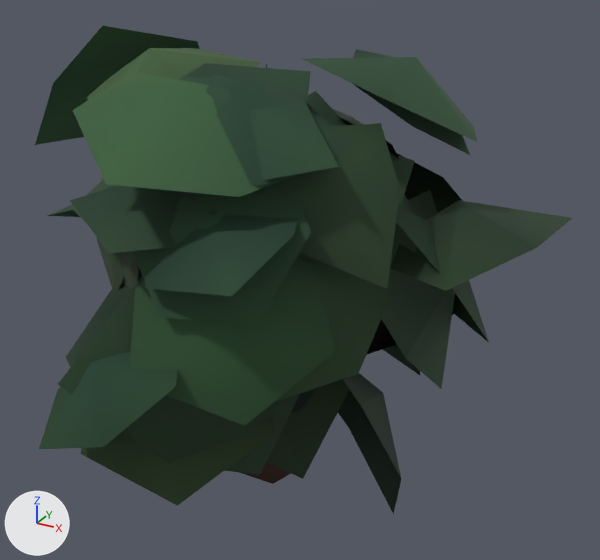
Before and after pictures for a commit that changed the glTF model public/ark/assets/v1/trees/yew-b.lod2.glb.
Both versions are drawn from a camera (50 mm lens) standing at (5.57, -9.12, 7.68) and looking at (0.27, 0.52, 2.86). Lighting does not change. The marker at lower left points along +X, +Y and +Z. The older version comes first.
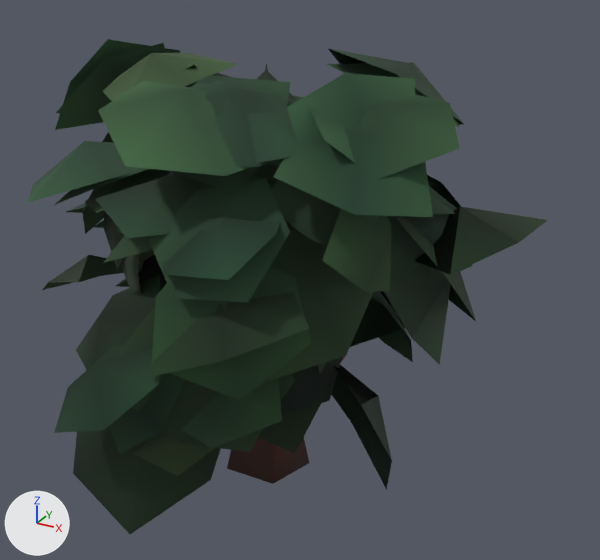
Pixel boxes (x1, y1, x2, y2) of what changed, in the pictures (600 x 560 px):
'Mesh_0', reshaped
    before: (35, 26, 572, 514)
    after: (27, 39, 547, 534)
part 1 of me_mesh_0, cut back
    before: (39, 49, 572, 514)
    after: (27, 43, 547, 534)
part 2 of me_mesh_0, recoloured
    before: (35, 26, 477, 505)
    after: (55, 39, 459, 401)

The change in detail:
me_mesh_0 is used by ob_mesh_0; location (0.0, 0.0, 0.0).
me_mesh_0 had 558 vertices, 598 faces and spanned x -4.57..3.67, y -3.57..3.7, z -0.61..6.27.
me_mesh_0 now has 1027 vertices, 1000 faces and spans x -4.3..3.38, y -3.4..3.78, z -0.22..6.17.
me_mesh_0 part 1: 391 vertices moved from x -4.57..3.67, y -3.57..3.7, z -0.61..6.27 to x -4.3..3.38, y -3.4..3.37, z -0.22..6.04; 1 vertex removed from x 0.4, y -0.5, z 2.23; 470 vertices added at x -4.0..2.83, y -3.03..3.78, z 0.36..6.17.
me_mesh_0 part 2: 40 kept faces spanning x -4.3..2.35, y -2.67..2.44, z 1.58..6.04 get new vertex colours; the middle colour goes from dark green #2e5031 to dark green #2b4b2d.
